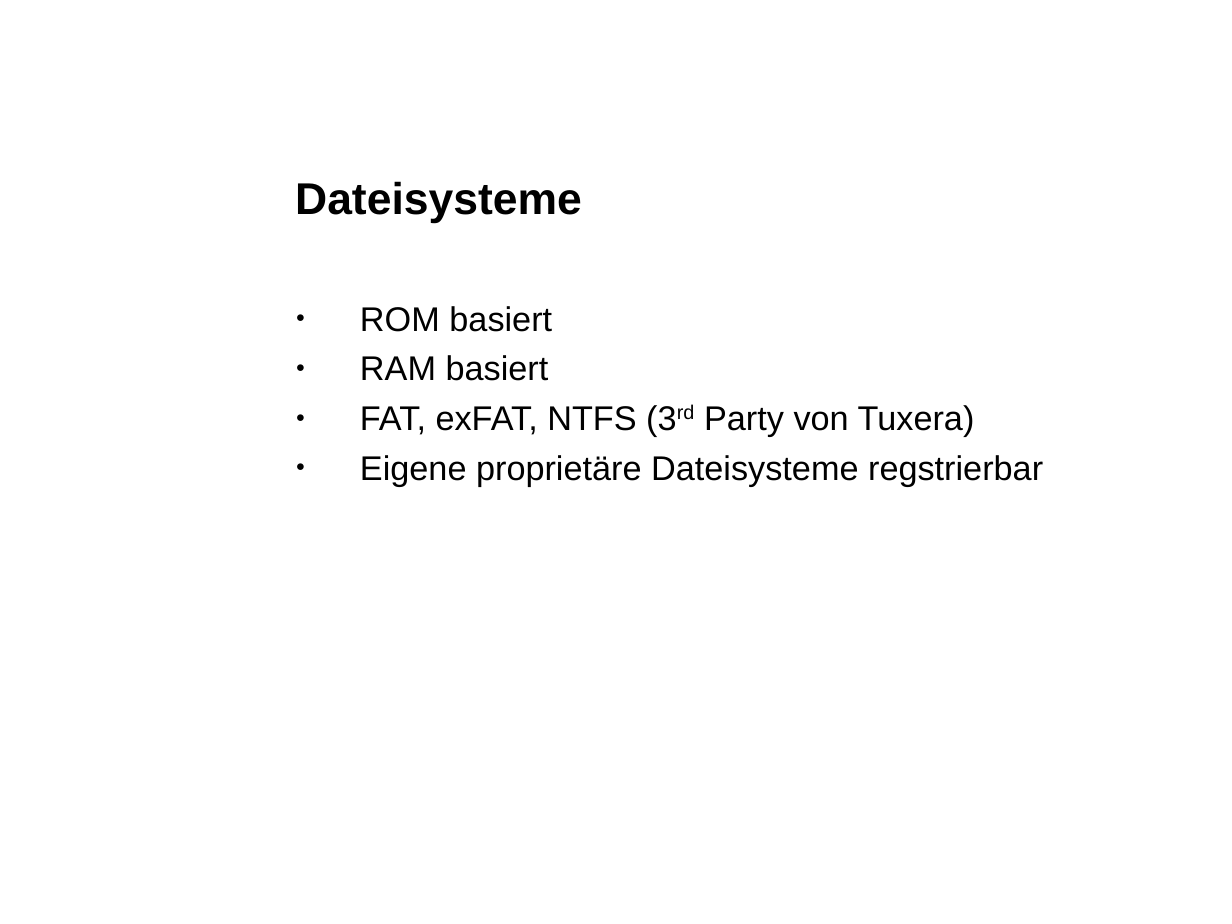
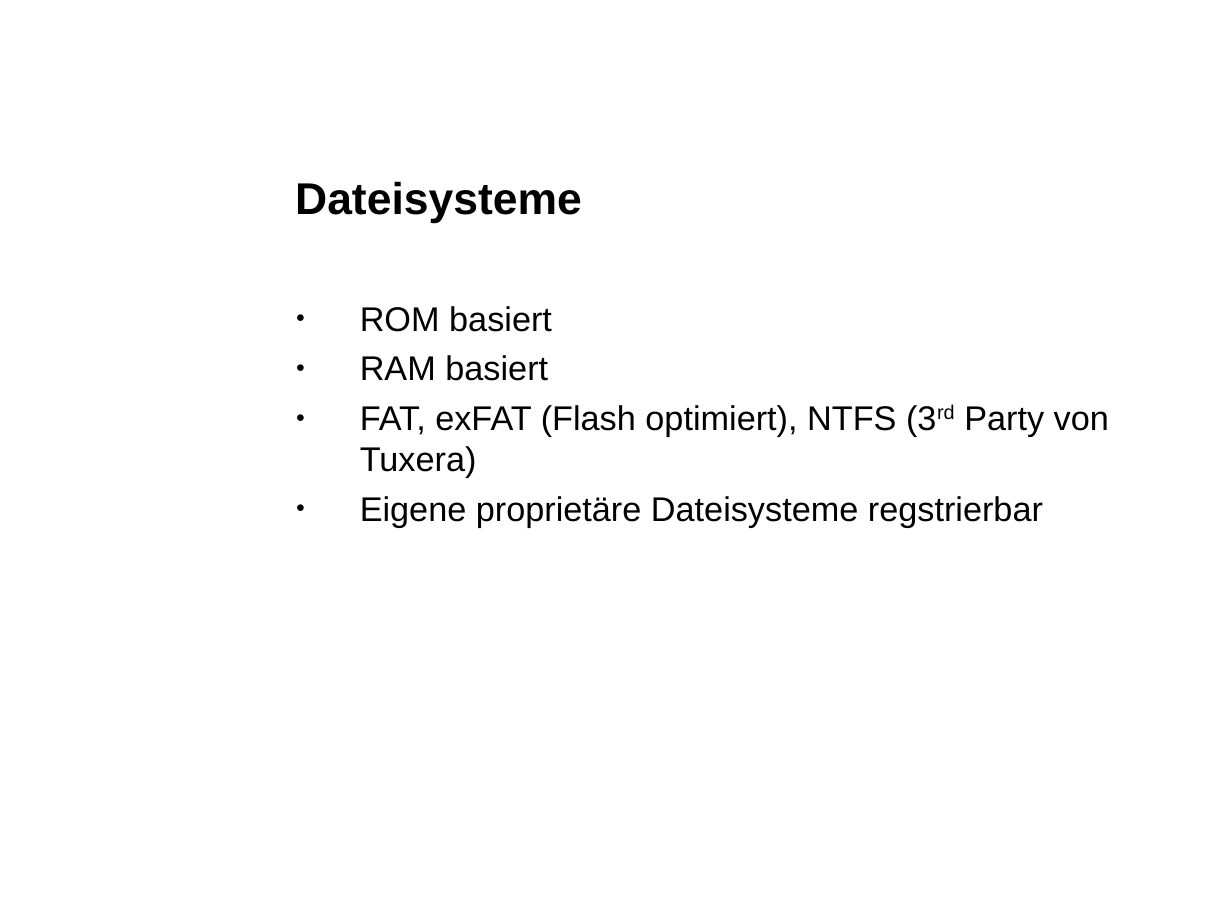
Before and after one commit to eojthejudge/softwaredesigndocs, a slide deck: slide 10 of Portieren/Marktuebersicht_Windows_Embedded.ppt. Drawn at 1232x924 pixels with LibreOffice and Linux fonts; fonts in the diff are those of the drawing; background and template pictures are left out. Boxes give left, top, right and bottom in pixels: in the first picture for what was removed or moved away, otherwise in the second. Text is boxed around its words. In the diff, an @@ line names an element or a change of style, - is before the commit and + after.

Commit message:
Flash optimized hint.

```diff
--- a/Portieren/Marktuebersicht_Windows_Embedded.ppt
+++ b/Portieren/Marktuebersicht_Windows_Embedded.ppt
@@ text at bbox=[360, 405, 1109, 478]: text changed @@
-● FAT, exFAT, NTFS (3rd Party von Tuxera)
+● FAT, exFAT (Flash optimiert), NTFS (3rd Party von Tuxera)
```
